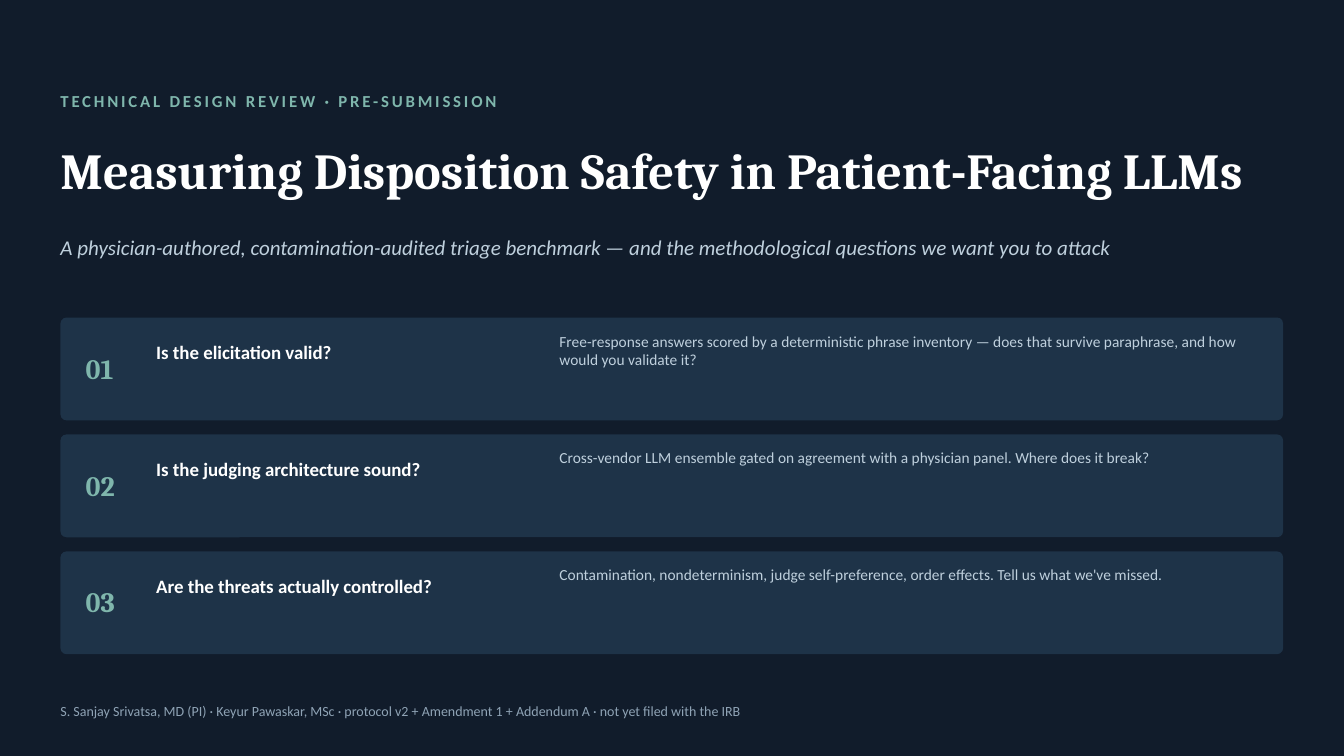
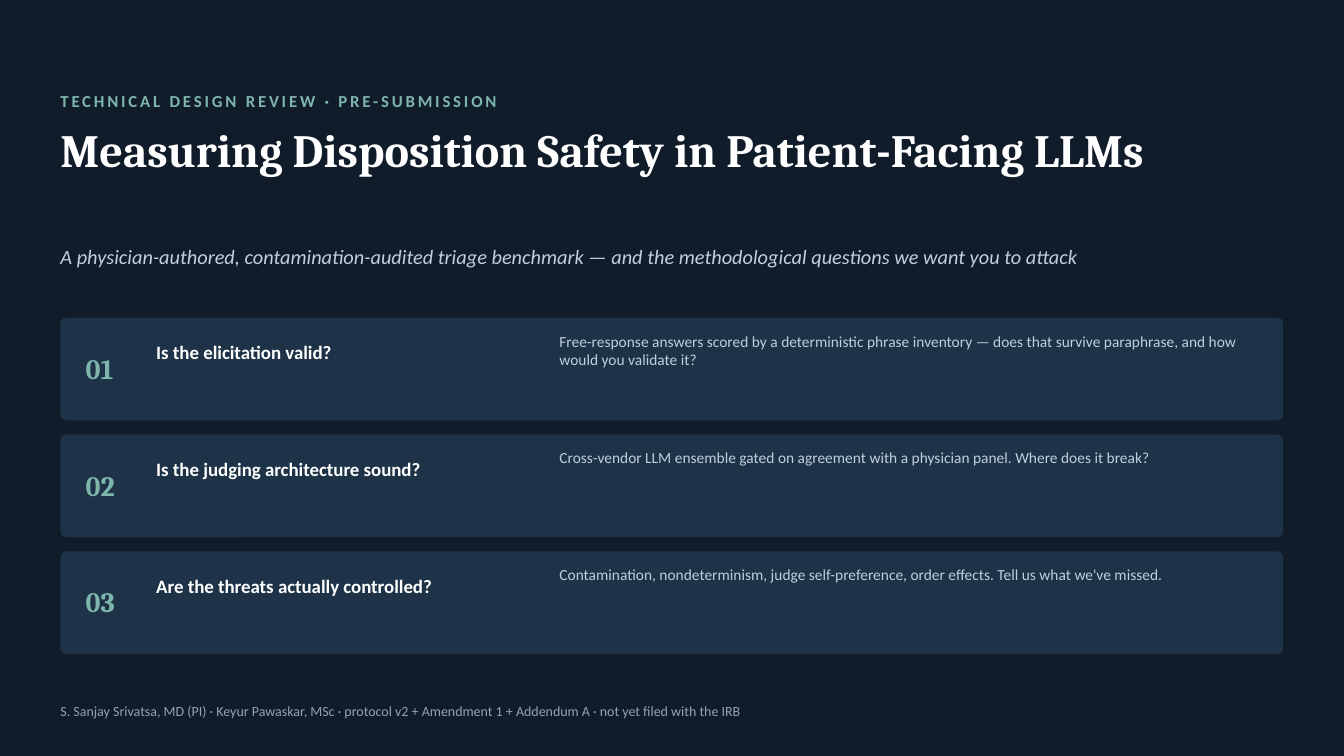
Before and after one commit to SanjaySrivatsa5172/AI-MEDICAL-INFORMATION-STANDARDS-AMIS-, a slide deck: slide 1 of docs/Triage_Benchmark_Technical_Review.pptx. Drawn at 1344x756 pixels with LibreOffice and Linux fonts; fonts in the diff are those of the drawing. Boxes give left, top, right and bottom in pixels: in the first picture for what was removed or moved away, otherwise in the second. Text is boxed around its words. In the diff, an @@ line names an element or a change of style, - is before the commit and + after.

```diff
--- a/docs/Triage_Benchmark_Technical_Review.pptx
+++ b/docs/Triage_Benchmark_Technical_Review.pptx
@@ text "Measuring Disposition Safety in Patient-Facing ..." at (60,134,1143,177): size 36 to 33 pt; vertical alignment middle to top @@
@@ text "A physician-authored, contamination-audited triage benchmark ...": place and size @@
-text "A physician-authored, contamination-audited triage benchmark ..." at (60,240,1110,259)
+text "A physician-authored, contamination-audited triage benchmark ..." at (60,250,1077,268)
@@ text "A physician-authored, contamination-audited triage benchmark ..." at (60,250,1077,268): size 15 to 14.5 pt; vertical alignment middle to top @@
```
Also in this commit, not shown: 8 other slides changed.
